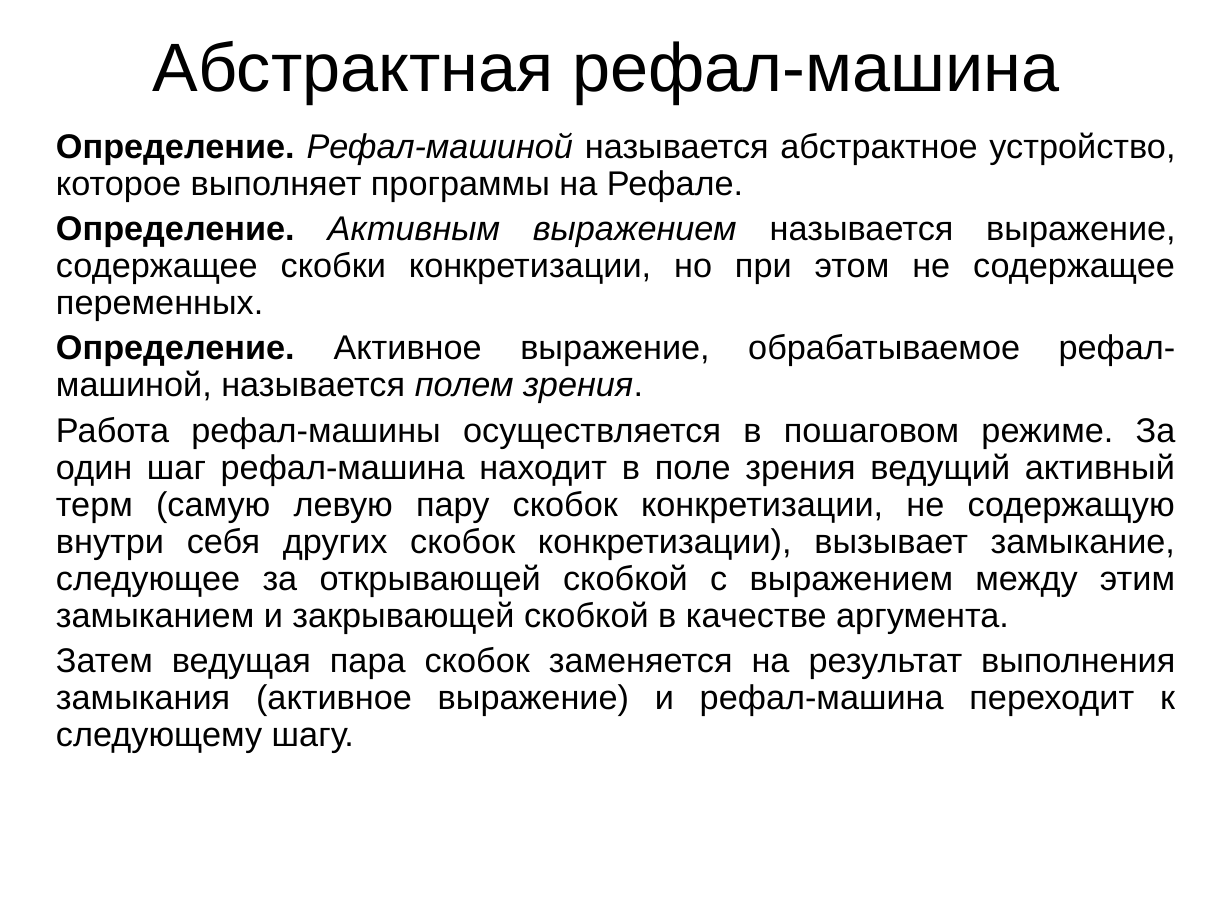
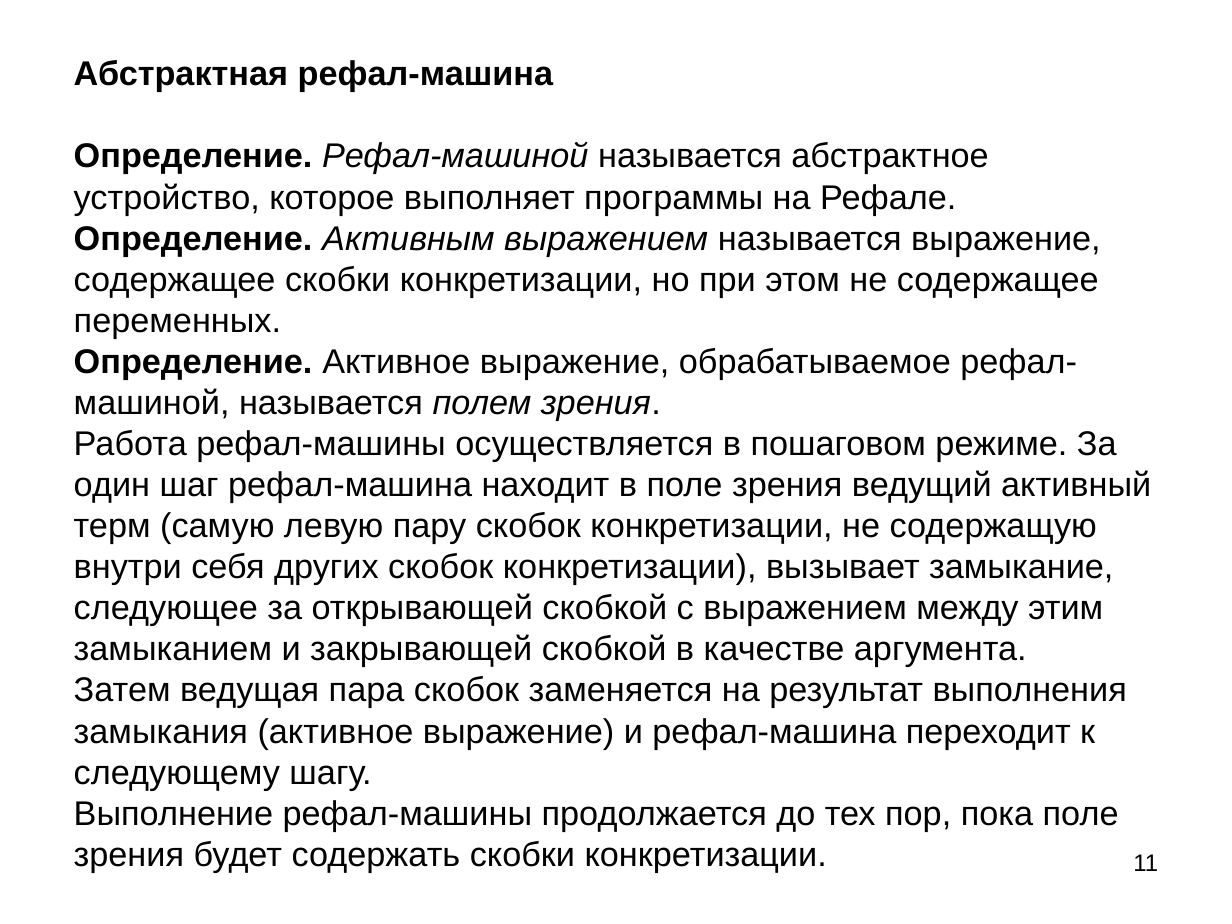
Before and after one commit to bmstu-iu9/refal-5-lambda, a slide deck: slide 11 of doc/Компилятор Простого Рефала.ppt (slide 5 before the commit). Drawn at 1232x924 pixels with LibreOffice and Linux fonts; fonts in the diff are those of the drawing. Boxes give left, top, right and bottom in pixels: in the first picture for what was removed or moved away, otherwise in the second. Text is boxed around its words. In the diff, an @@ line names an element or a change of style, - is before the commit and + after.

```diff
--- a/doc/Компилятор Простого Рефала.ppt
+++ b/doc/Компилятор Простого Рефала.ppt
@@ title "Абстрактная рефал-машина Определение. Рефал-машиной называет ..." at (x1=74, y1=60, x2=1151, y2=872): vertical alignment top to middle @@
@@ title removed at (x1=153, y1=41, x2=1059, y2=104) @@
-Абстрактная рефал-машина
@@ title at (x1=74, y1=60, x2=1151, y2=872): text changed @@
-Определение. Рефал-машиной называется абстрактное устройство, которое выполняет программы на Рефале.
-Определение. Активным выражением называется выражение, содержащее скобки конкретизации, но при этом не содержащее переменных.
-Определение. Активное выражение, обрабатываемое рефал-машиной, называется полем зрения.
-Работа рефал-машины осуществляется в пошаговом режиме. За один шаг рефал-машина находит в поле зрения ведущий активный терм (самую левую пару скобок конкретизации, не содержащую внутри себя других скобок конкретизации), вызывает замыкание, следующее за открывающей скобкой с выражением между этим замыканием и закрывающей скобкой в качестве аргумента.
-Затем ведущая пара скобок заменяется на результат выполнения замыкания (активное выражение) и рефал-машина переходит к следующему шагу.
+Абстрактная рефал-машина
+Определение. Рефал-машиной называется абстрактное устройство, которое выполняет программы на Рефале.
+Определение. Активным выражением называется выражение, содержащее скобки конкретизации, но при этом не содержащее переменных.
+Определение. Активное выражение, обрабатываемое рефал-машиной, называется полем зрения.
+Работа рефал-машины осуществляется в пошаговом режиме. За один шаг рефал-машина находит в поле зрения ведущий активный терм (самую левую пару скобок конкретизации, не содержащую внутри себя других скобок конкретизации), вызывает замыкание, следующее за открывающей скобкой с выражением между этим замыканием и закрывающей скобкой в качестве аргумента.
+Затем ведущая пара скобок заменяется на результат выполнения замыкания (активное выражение) и рефал-машина переходит к следующему шагу.
+Выполнение рефал-машины продолжается до тех пор, пока поле зрения будет содержать скобки конкретизации.
@@ page number added at (x1=1133, y1=854, x2=1158, y2=871), 14 pt, text #000000 @@
+11
```
Also in this commit, not shown: 9 other slides changed, 9 slides added, 6 other files.
